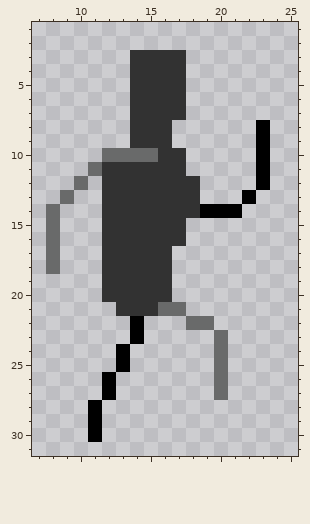
Pixel-art sprite -- platformer shaun spaulding code.gmx/sprites/images/spr_player_walk_1.png. Above: the version before the commit.
The file is 32x32 pixels. Shown: x 7..25, y 1..31.
The result:
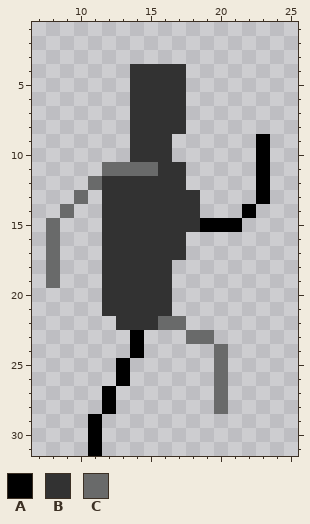
Palette (. is transparent): A #000000  B #323232  C #696a6a
The author wrote: Player animation fixed issue of getting stuck after jumping
Diff:
y 3: x 14..17 BBBB -> ....
y 8: x 17 . -> B; x 23 A -> .
y 10: x 12..15 CCCC -> ..BB; x 17 B -> .
y 11: x 11..15 CBBBB -> .CCCC
y 12: x 10..11 C. -> .C; x 18 B -> .
y 13: x 9..10 C. -> .C; x 22..23 A. -> .A
y 14: x 8..9 C. -> .C; x 19..22 AAA. -> ...A
y 15: x 18..21 .... -> BAAA
y 17: x 17 . -> B
y 19: x 8 . -> C
y 21: x 12 . -> B; x 16..17 CC -> B.
y 22: x 13..19 .A...CC -> BBBCC..
y 23: x 18..20 ..C -> CC.
y 24: x 13..14 A. -> .A
y 26: x 12..13 A. -> .A
y 28: x 11..12 A. -> .A; x 20 . -> C
y 31: x 11 . -> A
Where, in picture pixels (left, top, right, bottom), the same in both pictures:
erased: (130, 50, 186, 64)
changed: (46, 120, 270, 456)
